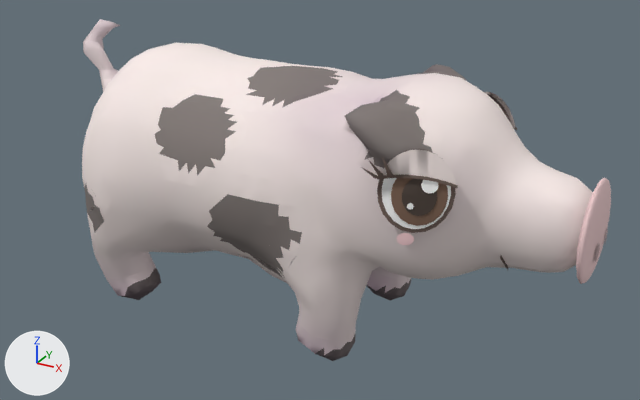
Two versions of the glTF model art/models/animals/spotted_pig.glb, one commit apart.
Both versions are drawn from a 50 mm lens placed at (0.584, -1.042, 0.718), pointed at (0.002, 0.017, 0.188). The lights are fixed; the arrows at lower left show +X, +Y and +Z. The picture after the commit comes second. Vertices at exactly the same position are counted once.

In view in the first picture: 'spotted_pig'.
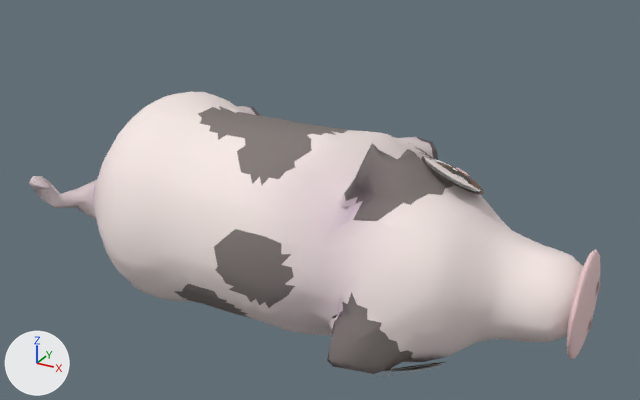
The newer file adds a shape key; the second version is drawn at full value of the shape key 'sleep' of 'spotted_pig', and the change is written as the vertex moves it makes.

Location of each change, (x1, y1, x2, y2) in pixels of the pictures (640 x 400 px; the box of a moved part takes in the faces that stretch with it):
'spotted_pig', reshaped (8% wider, 15% shorter): before (82, 19, 611, 361); after (29, 92, 600, 381)
part 1 of me_spotted_pig, moved or reshaped: before (576, 178, 611, 284); after (567, 249, 600, 360)
part 2 of me_spotted_pig, moved or reshaped: before (377, 149, 456, 233); after (385, 362, 446, 371)
part 3 of me_spotted_pig, moved or reshaped: before (382, 178, 451, 229); after (383, 363, 444, 372)
part 4 of me_spotted_pig, moved or reshaped: before (391, 178, 448, 226); after (392, 365, 438, 372)
part 5 of me_spotted_pig, moved or reshaped: before (402, 179, 437, 216); after (405, 367, 430, 371)
part 6 of me_spotted_pig, moved or reshaped (not visible afterwards): before (421, 180, 439, 194)
part 7 of me_spotted_pig, moved or reshaped: before (381, 150, 456, 185); after (381, 367, 439, 376)
part 8 of me_spotted_pig, moved or reshaped (not visible afterwards): before (377, 175, 458, 188)
part 9 of me_spotted_pig, moved or reshaped (not visible afterwards): before (396, 233, 414, 245)
part 10 of me_spotted_pig, moved or reshaped: before (595, 244, 600, 262); after (589, 319, 593, 330)
part 11 of me_spotted_pig, moved or reshaped: before (487, 94, 511, 123); after (421, 157, 484, 195)
part 12 of me_spotted_pig, moved or reshaped (not visible before): after (425, 158, 480, 192)
part 13 of me_spotted_pig, moved or reshaped (not visible before): after (437, 162, 480, 189)
part 14 of me_spotted_pig, moved or reshaped (not visible before): after (444, 166, 472, 183)
part 15 of me_spotted_pig, moved or reshaped: before (484, 92, 516, 129); after (423, 154, 481, 191)
part 16 of me_spotted_pig, moved or reshaped: before (82, 19, 593, 361); after (29, 92, 583, 374)

Diff of the bpy script that builds the scene:
```diff
--- a/art/models/animals/spotted_pig.glb.py
+++ b/art/models/animals/spotted_pig.glb.py
@@ me_spotted_pig @@
-me_spotted_pig.from_pydata(...)  # 2627 vertices, 4327 faces; spans x -0.414..0.414, y -0.169..0.169, z 0.0..0.415
+me_spotted_pig.from_pydata(...)  # 2627 vertices, 4327 faces; spans x -0.414..0.414, y -0.192..0.244, z 0.0..0.328
+# me_spotted_pig part 1: the loose piece of 182 vertices spanning x 0.391..0.413, y -0.074..0.074, z 0.171..0.304 is turned 64.7 degrees about the x axis through its middle, then moved by (0.0, -0.001, -0.106)
+# me_spotted_pig part 2: the loose piece of 21 vertices spanning x 0.171..0.257, y -0.149..-0.111, z 0.248..0.354 is turned 64.7 degrees about the x axis through its middle, then moved by (0.0, 0.017, -0.259)
+# me_spotted_pig part 3: the loose piece of 21 vertices spanning x 0.176..0.252, y -0.148..-0.114, z 0.253..0.349 is turned 64.7 degrees about the x axis through its middle, then moved by (0.0, 0.017, -0.26)
+# me_spotted_pig part 4: the loose piece of 21 vertices spanning x 0.187..0.25, y -0.145..-0.117, z 0.258..0.335 is turned 64.7 degrees about the x axis through its middle, then moved by (0.0, 0.021, -0.257)
+# me_spotted_pig part 5: the loose piece of 21 vertices spanning x 0.2..0.238, y -0.14..-0.123, z 0.272..0.32 is turned 64.7 degrees about the x axis through its middle, then moved by (0.0, 0.022, -0.258)
+# me_spotted_pig part 6: the loose piece of 13 vertices spanning x 0.22..0.239, y -0.132..-0.123, z 0.301..0.322 is turned 64.7 degrees about the x axis through its middle, then moved by (0.0, 0.006, -0.263)
+# me_spotted_pig part 7: the loose piece of 42 vertices spanning x 0.174..0.26, y -0.152..-0.116, z 0.311..0.355 is turned 64.7 degrees about the x axis through its middle, then moved by (0.0, -0.01, -0.282)
+# me_spotted_pig part 8: the loose piece of 50 vertices spanning x 0.173..0.261, y -0.154..-0.117, z 0.309..0.324 is turned 64.7 degrees about the x axis through its middle, then moved by (0.0, 0.005, -0.273)
+# me_spotted_pig part 9: the loose piece of 15 vertices spanning x 0.196..0.216, y -0.142..-0.134, z 0.231..0.247 is turned 64.7 degrees about the x axis through its middle, then moved by (0.0, 0.077, -0.231)
+# me_spotted_pig part 10: the loose piece of 13 vertices spanning x 0.413..0.414, y -0.033..-0.017, z 0.209..0.234 is turned 64.7 degrees about the x axis through its middle, then moved by (0.0, 0.028, -0.119)
+# me_spotted_pig part 11: the loose piece of 21 vertices spanning x 0.169..0.256, y 0.111..0.148, z 0.248..0.354 is turned 64.7 degrees about the x axis through its middle, then moved by (0.0, -0.132, -0.024)
+# me_spotted_pig part 12: the loose piece of 21 vertices spanning x 0.175..0.252, y 0.114..0.147, z 0.253..0.349 is turned 64.7 degrees about the x axis through its middle, then moved by (0.0, -0.133, -0.023)
+# me_spotted_pig part 13: the loose piece of 21 vertices spanning x 0.186..0.249, y 0.117..0.144, z 0.258..0.335 is turned 64.7 degrees about the x axis through its middle, then moved by (0.0, -0.129, -0.021)
+# me_spotted_pig part 14: the loose piece of 21 vertices spanning x 0.199..0.238, y 0.124..0.141, z 0.272..0.32 is turned 64.7 degrees about the x axis through its middle, then moved by (0.0, -0.129, -0.019)
+# me_spotted_pig part 15: the loose piece of 42 vertices spanning x 0.172..0.259, y 0.116..0.151, z 0.312..0.355 is turned 64.7 degrees about the x axis through its middle, then moved by (0.0, -0.164, -0.04)
+# me_spotted_pig part 16: 1989 of 2627 vertices moved; they spanned x -0.414..0.412, y -0.169..0.169, z 0.0..0.415 and now span x -0.414..0.412, y -0.192..0.244, z 0.0..0.328; mean shift (0.002, 0.012, -0.081); largest move (0.118, -0.134, 0.382) -> (0.118, -0.175, 0.057)
+# other edits to the shape of me_spotted_pig do not show in these pictures
 me_spotted_pig.materials.append(mat_coat)
```
